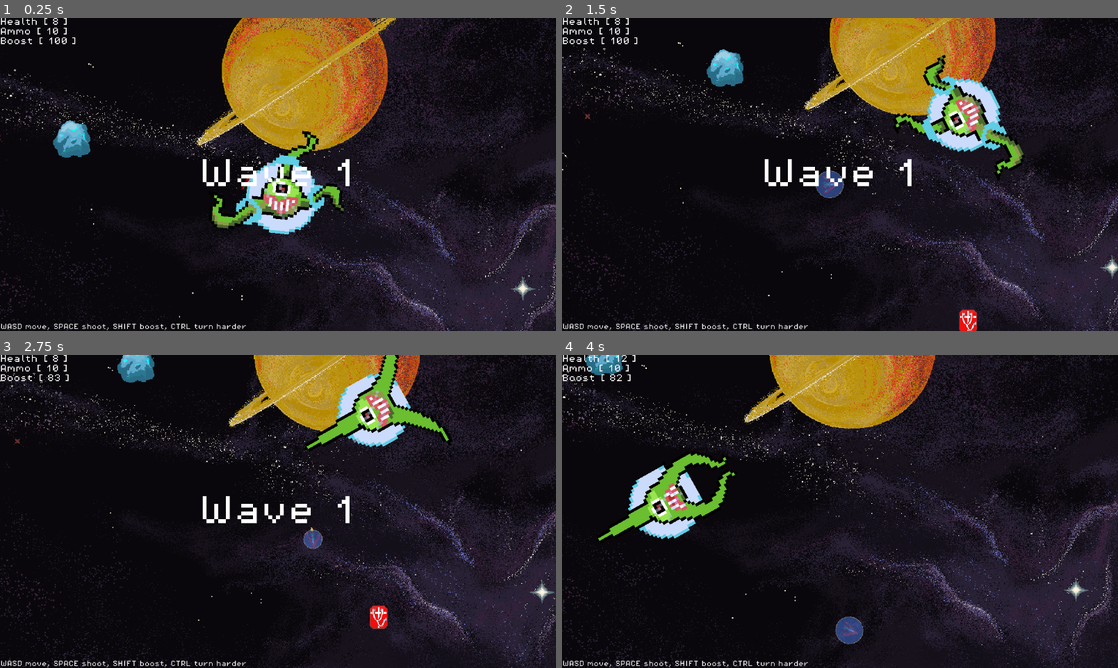
Above: before the commit, frames 1-4 (two rows, left to right).
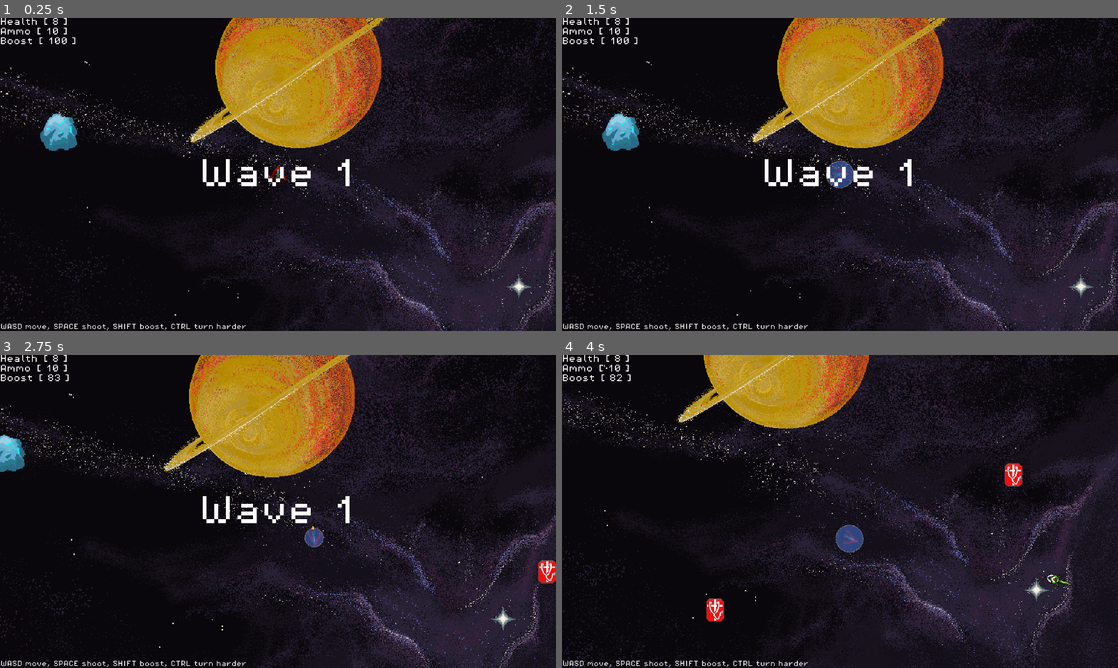
Above: after the commit, the same moments.

Repository: rylanharwood2/Adrift
Game: Godot game, scene res://scenes/game.tscn
Two runs of this game, one before a commit and one after it. Both use one fixed random seed, a clock stepped at 60 frames per second and the inputs below.
Inputs (mouse positions are in pixels of both pictures, inside the frame that each line leads up to):
- Up to frame 1 (0.25 s): no input
- Up to frame 2 (1.5 s): move the mouse to (962, 158) at 0.52 s; hold D (move_right) 0.53-1.25 s; tap 2 (activate_forcefield) at 0.6 s; click (962, 158) at 0.67 s; drag from (728, 190) to (923, 111) at 1.27 s
- Up to frame 3 (2.75 s): move the mouse to (333, 442) at 2.02 s; hold D (move_right) from 2.03 s (still down); hold Alt (boost) from 2.03 s (still down); tap 2 (activate_forcefield) at 2.3 s
- Up to frame 4 (4 s): release D (move_right) at 2.75 s; release Alt (boost) at 2.75 s; drag from (812, 574) to (906, 398) at 2.77 s; move the mouse to (1006, 558) at 3.52 s; hold Left (move_left) from 3.53 s (still down); tap 2 (activate_forcefield) at 3.6 s

The runs differ from the first frame. In frame 1, 21% of the frame differs, in the area x 0-100%, y 0-100%; in frame 2, 29%; in frame 3, 29%; in frame 4, 27%.

Commit message:
forcefield prevents damage

Diff:
--- a/scenes/player.tscn
+++ b/scenes/player.tscn
@@ -300,6 +300,11 @@
 wait_time = 30.0
 
 [node name="forcefield_invul_timer" type="Timer" parent="."]
+one_shot = true
+
+[node name="forcefield_cooldown" type="Timer" parent="."]
+wait_time = 2.0
+one_shot = true
 
 [node name="forcefield" parent="." instance=ExtResource("8_smehm")]
 
@@ -312,3 +317,4 @@
 [connection signal="timeout" from="boost_cooldown_timer" to="." method="_on_boost_cooldown_timer_timeout"]
 [connection signal="timeout" from="enemy_hit_cooldown" to="." method="_on_enemy_hit_cooldown_timeout"]
 [connection signal="timeout" from="ice_timer" to="." method="_on_ice_timer_timeout"]
+[connection signal="timeout" from="forcefield_invul_timer" to="." method="_on_forcefield_invul_timer_timeout"]
--- a/scripts/forcefield.gd
+++ b/scripts/forcefield.gd
@@ -1,21 +1,24 @@
 extends AnimatedSprite2D
 
 var active := false
+var invul_time = 2
 
-func expand():
-	print("tried")
-	if not active:
+func expand(init) -> float:
+	if not active and not init:
 		active = true
 		show()
 		play("expand")
 		$".".self_modulate.a = 0.5
-		$hide_timer.start(2)
+		$hide_timer.start(invul_time)
+	if init:
+		hide()
+		return 0
+	return invul_time
 
 func dexpand():
 	active = false
 	play("dexpand")
 	await animation_finished
-	#hide()
 
 
 func _on_hide_timer_timeout() -> void:
--- a/scripts/game.gd
+++ b/scripts/game.gd
@@ -40,7 +40,7 @@
 func wave_controller():
 	#[[waves, numsuicune, numcapos],[]]
 	#var wave_spawn_rates = [[1,3,1,0], [1,4,2,0], [1,5,2,1], [1,100,10,0]]
-	var wave_spawn_rates = [[1, 0, 0, 1]]
+	var wave_spawn_rates = [[1, 5, 0, 0]]
 	var waves : int = len(wave_spawn_rates)
 	var waves_done : bool = false
 	var timeout : float = 0
--- a/scripts/player.gd
+++ b/scripts/player.gd
@@ -51,6 +51,7 @@
 func _on_ready() -> void:
 	$ship_startup.play()
 	$invulnerability_frames.start()
+	$forcefield.expand(true)
 	$ship.material.set_shader_parameter("flash_modifier", 0)
 
 # Control Loop
@@ -234,10 +235,11 @@
 
 # theres prob a better way of doing this but these set up the signal to change the HUD
 func update_health_changed(updated_health):
-	#if updated_health => last_health or can_die:#
-	if last_health != updated_health:
-		last_health = updated_health
-		health_changed.emit(updated_health)
+	if updated_health >= last_health or can_die:# edit for forcefield invul
+		if last_health != updated_health:
+			last_health = updated_health
+			health_changed.emit(updated_health)
+
 
 func update_ammo_changed(updated_ammo):
 	if last_ammo != updated_ammo:
@@ -266,7 +268,11 @@
 
 
 func check_forcefield():
-	if Input.is_action_just_pressed("activate_forcefield"):
-		forcefield.expand()
+	if Input.is_action_just_pressed("activate_forcefield") and $forcefield_cooldown.is_stopped():
+		$forcefield_invul_timer.start(forcefield.expand(false))
 		can_die = false
-		$forcefield_invul_timer.start(2)
+
+
+func _on_forcefield_invul_timer_timeout() -> void:
+	$forcefield_cooldown.start(2)
+	can_die = true
